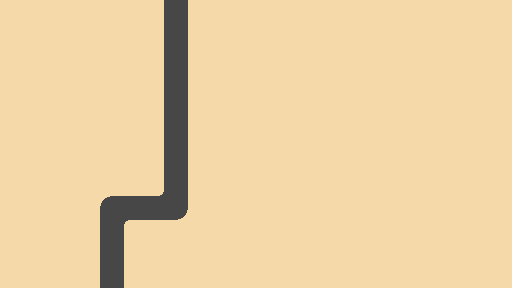
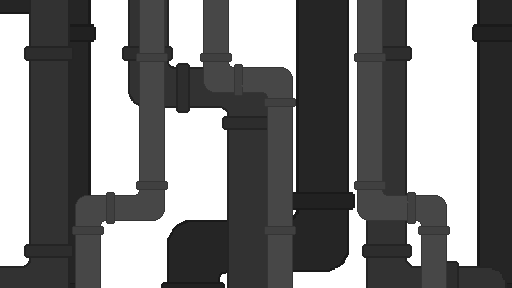
Two versions of the same layered image (512x288). Layer-by-layer changes:
removed layer "Layer 2" over (100, 0, 188, 288)
added layer "Layer 8" above "Brightness/Contrast 1" over (72, 0, 450, 288)
added layer "Layer 10" above "Brightness/Contrast 2" over (0, 0, 507, 288)
added layer "Layer 9" above "Layer 3" over (0, 0, 512, 288)
hid "Layer 3" over (0, 0, 512, 288)
